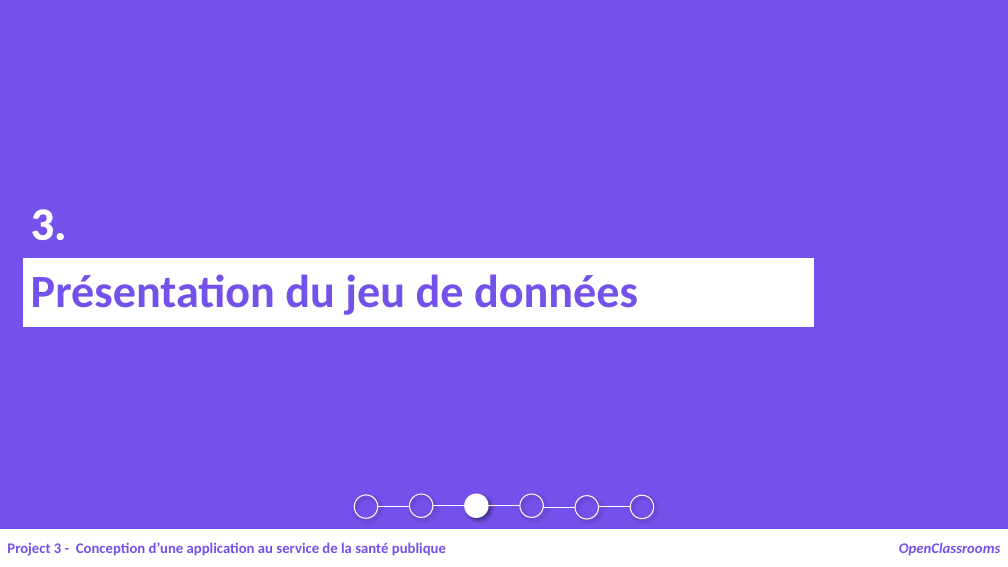
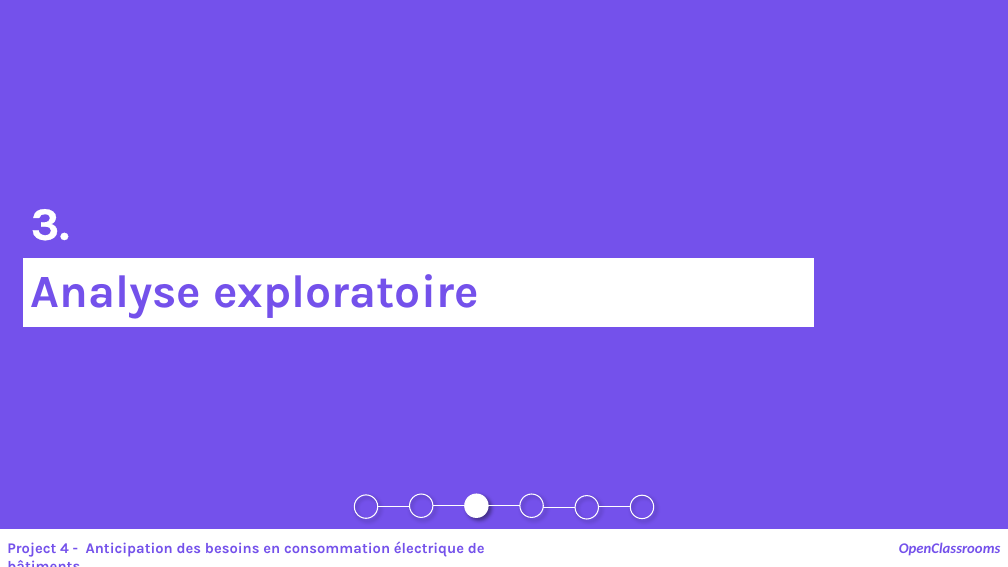
Before and after one commit to samirhinojosa/OC-P4-consumption-needs-of-buildings, a slide deck: slide 7 of supports/P4_presentation v1.pptx (slide 11 before the commit). Drawn at 1008x567 pixels with LibreOffice and Linux fonts; fonts in the diff are those of the drawing. Boxes give left, top, right and bottom in pixels: in the first picture for what was removed or moved away, otherwise in the second. Text is boxed around its words. In the diff, an @@ line names an element or a change of style, - is before the commit and + after.

```diff
--- a/supports/P4_presentation v1.pptx
+++ b/supports/P4_presentation v1.pptx
@@ text "3." at (31,209,70,241): font Calibri to Karla @@
@@ text in rectangle at (31,274,479,318): text changed; font Calibri to Karla @@
-Présentation du jeu de données
+Analyse exploratoire
@@ text at (7,541,485,557): text changed; font Calibri to Karla @@
-Project 3 - Conception d’une application au service de la santé publique
+Project 4 - Anticipation des besoins en consommation électrique de bâtiments
```
Also in this commit, not shown: 6 other slides changed, 15 slides added, 1 slide removed, 55 other files.
